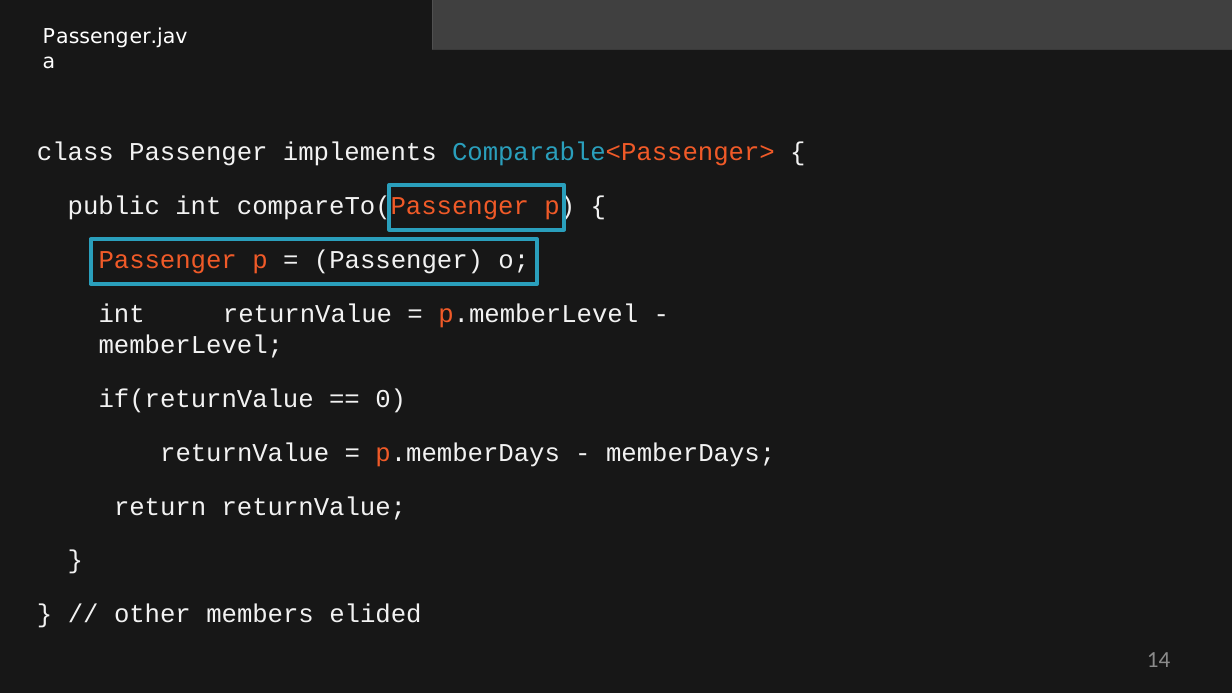
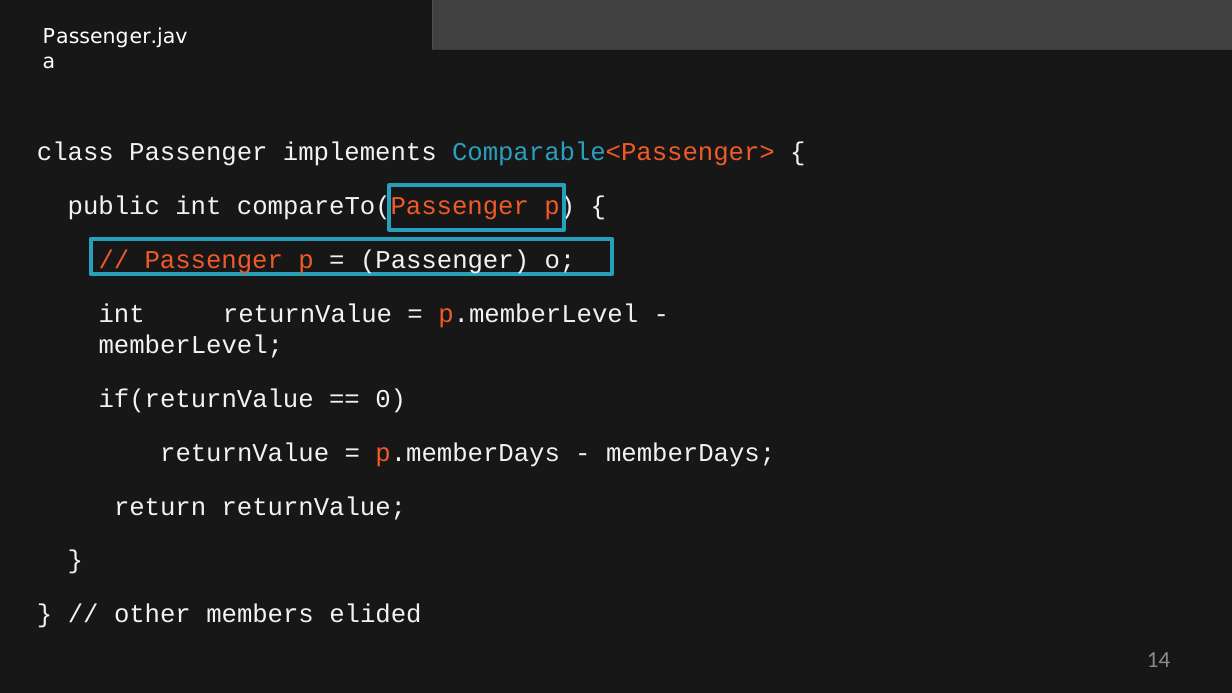
Before and after one commit to StevenJoseph19/Java-Apps, a slide deck: slide 14 of 2. Core Java/Day 4/Slides/9. Creating Abstract Relationships with Interfaces/creating-abstract-relationships-with-interfaces-slides.pptx. Drawn at 1232x693 pixels with LibreOffice and Linux fonts; fonts in the diff are those of the drawing; background and template pictures are left out. Boxes give left, top, right and bottom in pixels: in the first picture for what was removed or moved away, otherwise in the second. Text is boxed around its words. In the diff, an @@ line names an element or a change of style, - is before the commit and + after.

```diff
--- a/2. Core Java/Day 4/Slides/9. Creating Abstract Relationships with Interfaces/creating-abstract-relationships-with-interfaces-slides.pptx
+++ b/2. Core Java/Day 4/Slides/9. Creating Abstract Relationships with Interfaces/creating-abstract-relationships-with-interfaces-slides.pptx
@@ rectangle "// Passenger p = (Passenger) ..." resized from (x1=91, y1=239, x2=537, y2=284) to (x1=91, y1=239, x2=613, y2=274) @@
@@ text in rectangle at (x1=145, y1=249, x2=576, y2=276): text changed @@
-Passenger p = (Passenger) o;
+// Passenger p = (Passenger) o;
```
Also in this commit, not shown: 19 other files.
